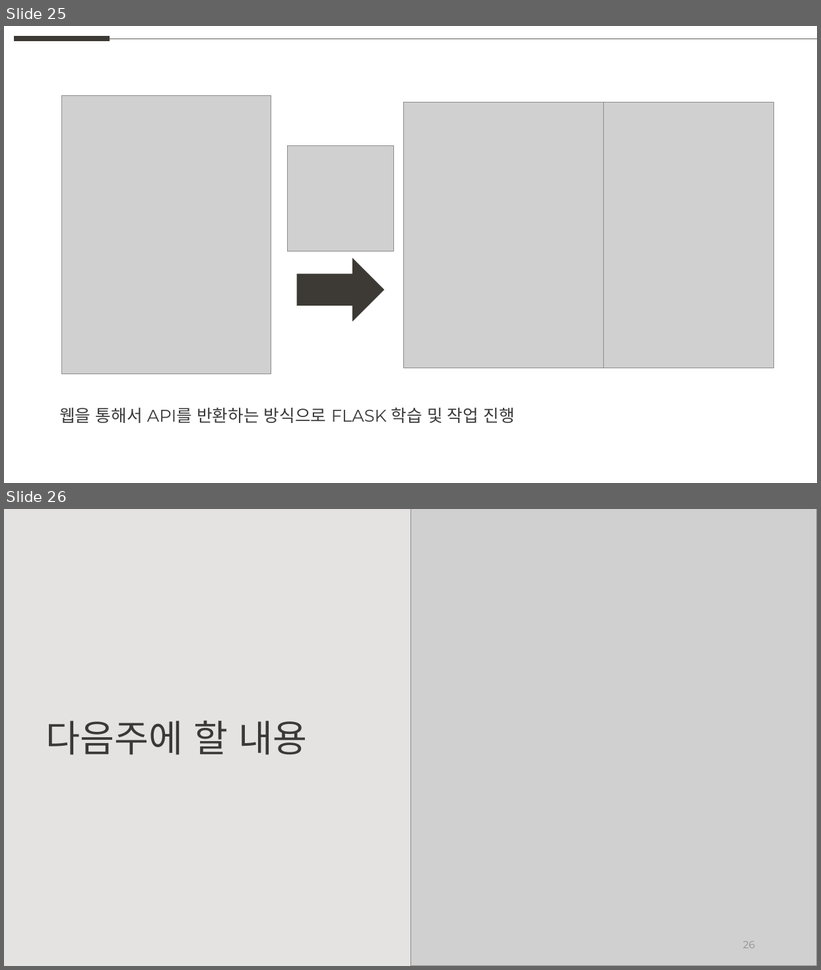
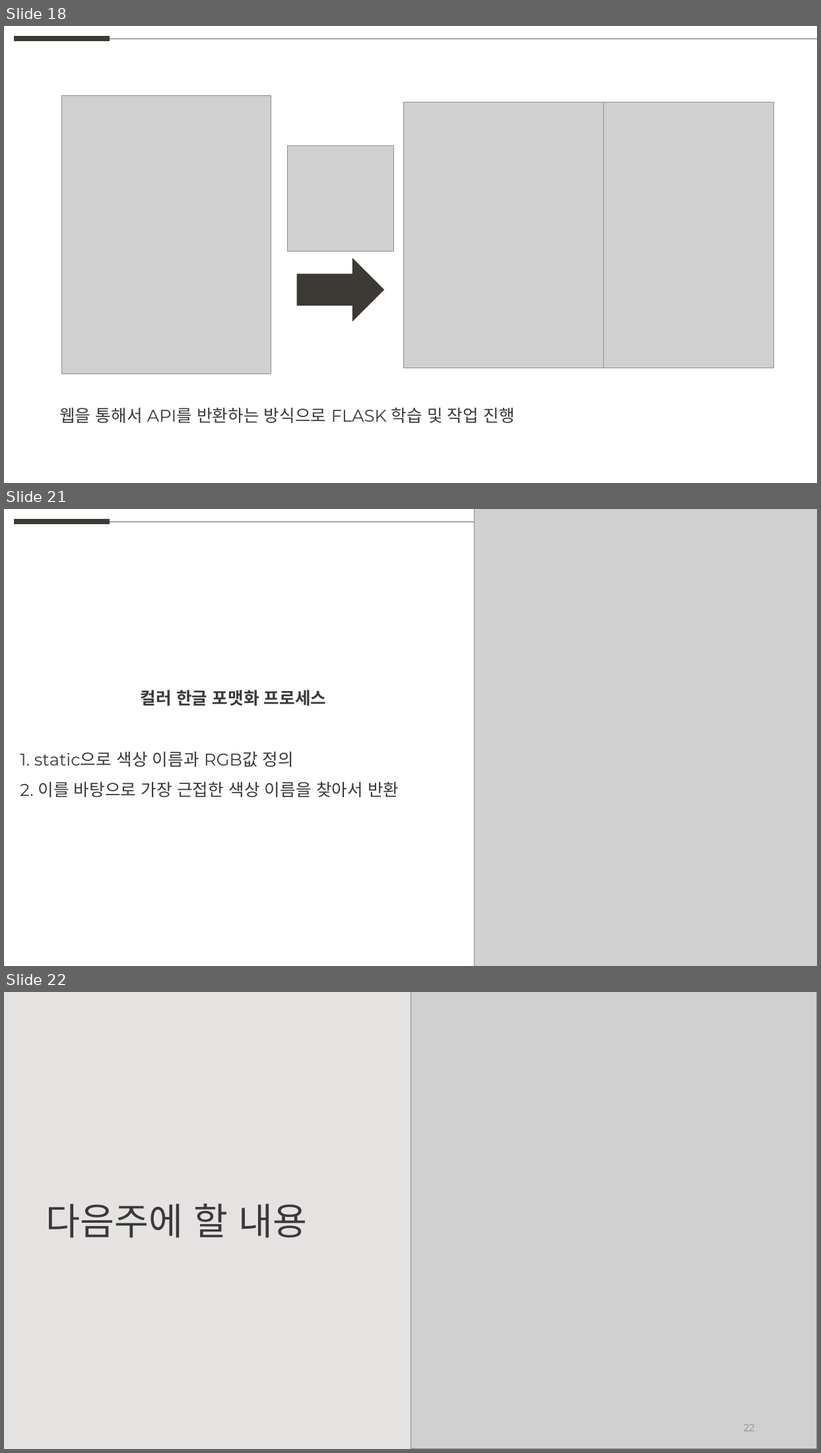
Before and after one commit to weaknessHero/Project_AvatarS, a slide deck: 발표자료/PPT_230727.pptx. Shown one above the other, each under a label of ours: slides 25 and 26 before the commit, slides 18, 21 and 22 after it; the slides between them are not shown. The pictures are 821x970 and 821x1453 pixels, drawn with LibreOffice and Linux fonts; fonts in the diff are those of the drawing; grey boxes stand for pictures. Boxes give left, top, right and bottom in pixels: in the first picture for what was removed or moved away, otherwise in the second. Text is boxed around its words. In the diff, an @@ line names an element or a change of style, - is before the commit and + after.

```diff
--- a/발표자료/PPT_230727.pptx
+++ b/발표자료/PPT_230727.pptx
@@ slide 21 added at (4, 509, 817, 966), background #FFFFFF @@
@@ line added from (15, 522) to (110, 522), #3D3A35 6 pt @@
@@ line added from (110, 522) to (817, 522), #5F5F5D 0.5 pt @@
@@ picture added at (475, 509, 817, 966) @@
@@ text added at (20, 690, 399, 797), 20 pt, text #3A3838 @@
+컬러 한글 포맷화 프로세스
+1. static으로 색상 이름과 RGB값 정의
+2. 이를 바탕으로 가장 근접한 색상 이름을 찾아서 반환
@@ what was slide 25 is now slide 18 @@
@@ what was slide 26 is now slide 22 @@
@@ page number at (744, 1424, 755, 1432): text changed @@
-26
+22
```
Also in this commit, not shown: 2 slides changed, 2 other slides added, 7 slides removed, 4 other files.
